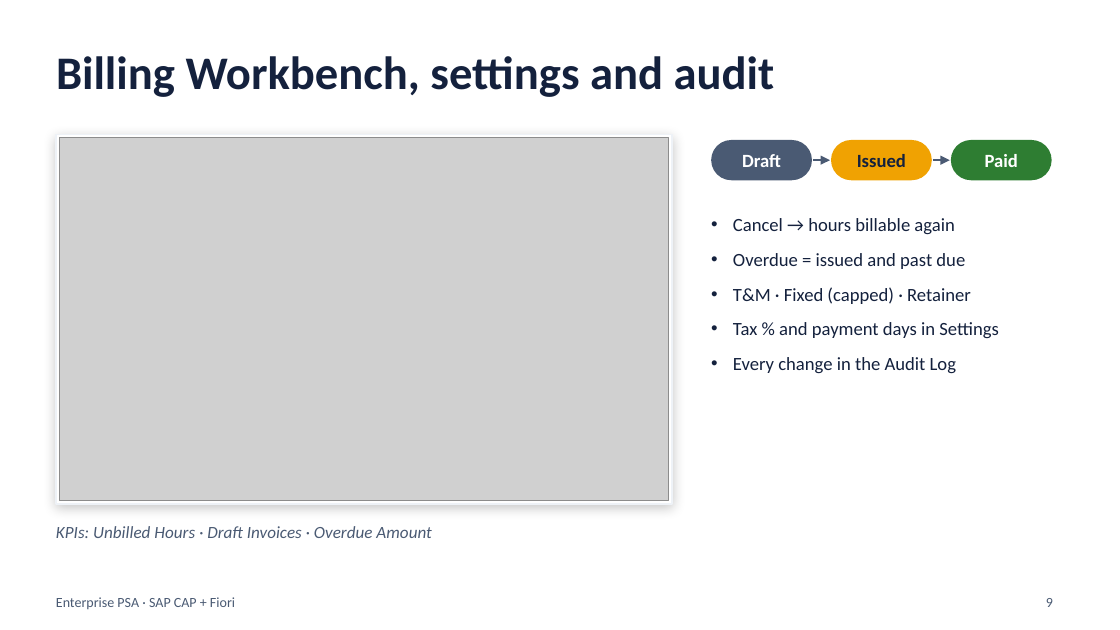
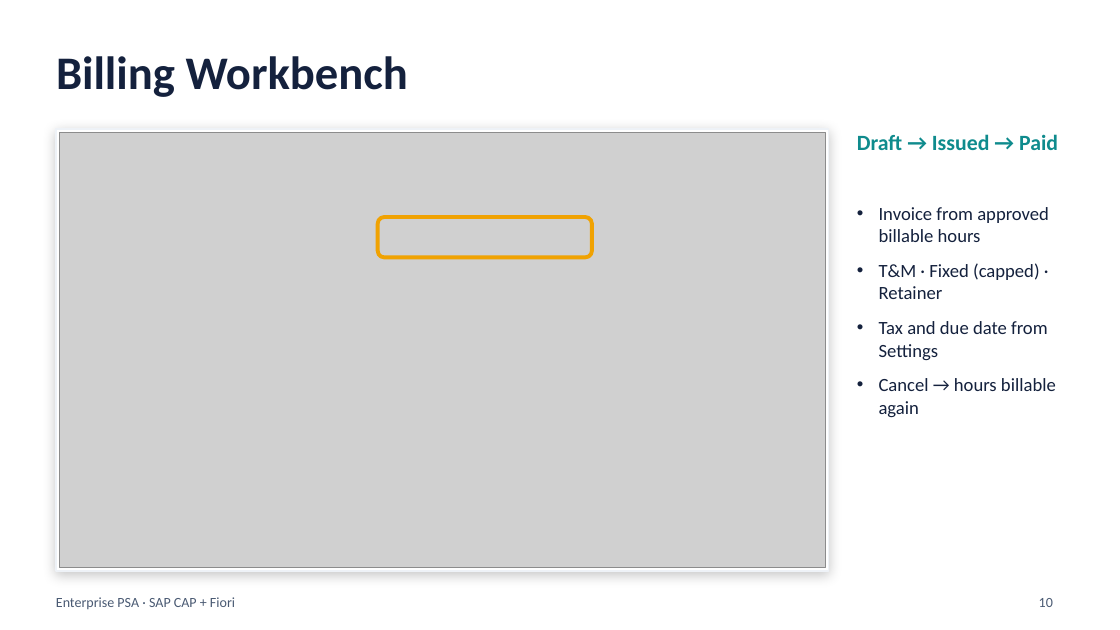
Before and after one commit to saurabh-1907/Saurabh-Pandey-SPRINT-EVALUATION, a slide deck: slide 10 of docs/PSA_Project_Overview.pptx (slide 9 before the commit). Drawn at 1120x630 pixels with LibreOffice and Linux fonts; fonts in the diff are those of the drawing; grey boxes stand for pictures. Boxes give left, top, right and bottom in pixels: in the first picture for what was removed or moved away, otherwise in the second. Text is boxed around its words. In the diff, an @@ line names an element or a change of style, - is before the commit and + after.

```diff
--- a/docs/PSA_Project_Overview.pptx
+++ b/docs/PSA_Project_Overview.pptx
@@ title at bbox=[56, 56, 408, 97]: text changed @@
-Billing Workbench, settings and audit
+Billing Workbench
@@ rectangle: place and size @@
-rectangle at bbox=[56, 134, 672, 504]
+rectangle at bbox=[56, 129, 829, 571]
@@ picture: place and size @@
-picture at bbox=[59, 138, 669, 501]
+picture at bbox=[59, 132, 825, 568]
@@ rounded rectangle removed at bbox=[711, 140, 812, 180] @@
@@ rounded rectangle removed at bbox=[831, 140, 932, 180] @@
@@ text at bbox=[857, 134, 1058, 150]: text changed; size 12 to 14 pt; text colour #FFFFFF to #0F8B8D @@
-Paid
+Draft → Issued → Paid
@@ text "Draft → Issued → Paid" at bbox=[857, 134, 1058, 150]: vertical alignment middle to top @@
@@ rounded rectangle removed at bbox=[951, 140, 1052, 180] @@
@@ text removed at bbox=[742, 154, 781, 167] @@
-Draft
@@ arrow removed from (813, 160) to (830, 160) @@
@@ text removed at bbox=[857, 154, 906, 167] @@
-Issued
@@ arrow removed from (933, 160) to (950, 160) @@
@@ text "Invoice from approved billable hours": place and size @@
-text "Invoice from approved billable hours" at bbox=[733, 218, 999, 374]
+text "Invoice from approved billable hours" at bbox=[879, 207, 1056, 418]
@@ text at bbox=[879, 207, 1049, 360]: paragraphs added @@
+• Invoice from approved billable hours
+• T&M · Fixed (capped) · Retainer
+• Tax and due date from Settings
@@ rounded rectangle added at bbox=[377, 217, 591, 258], outline #F0A202 2.5 pt @@
@@ text at bbox=[733, 253, 999, 374]: paragraphs removed @@
-• Overdue = issued and past due
-• T&M · Fixed (capped) · Retainer
-• Tax % and payment days in Settings
-• Every change in the Audit Log
@@ text removed at bbox=[56, 526, 431, 538] @@
-KPIs: Unbilled Hours · Draft Invoices · Overdue Amount
@@ page number at bbox=[1039, 598, 1053, 607]: text changed @@
-9
+10
```
Also in this commit, not shown: 4 other slides changed, 3 slides added, 1 slide removed, 1 other file.
